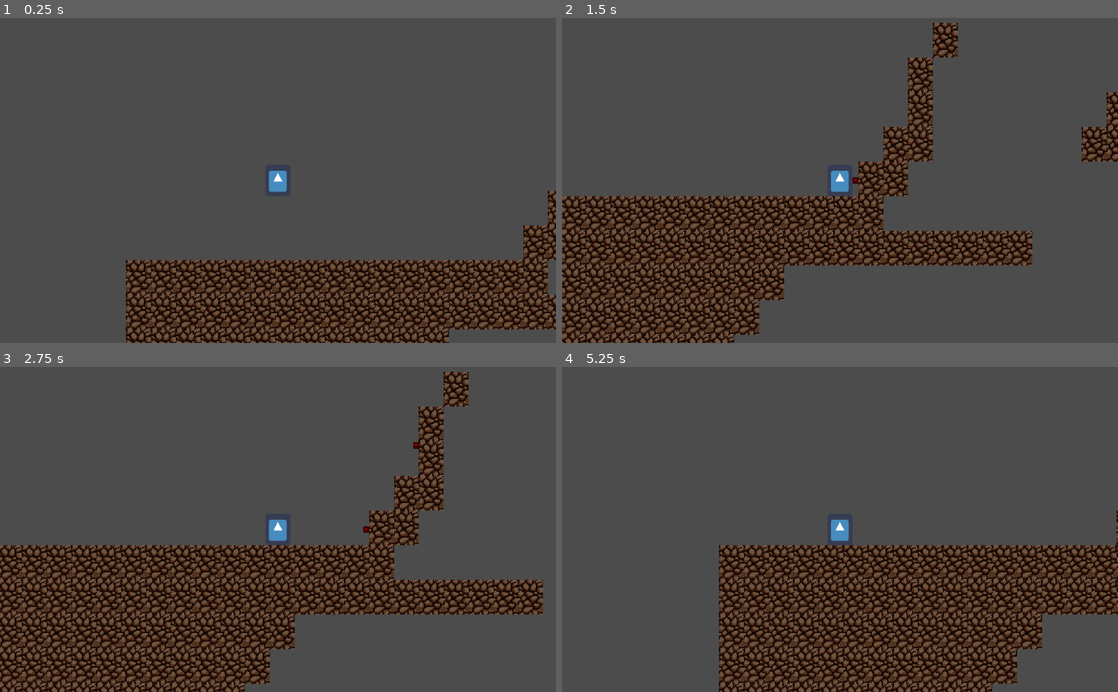
Above: before the commit, frames 1-4 (two rows, left to right).
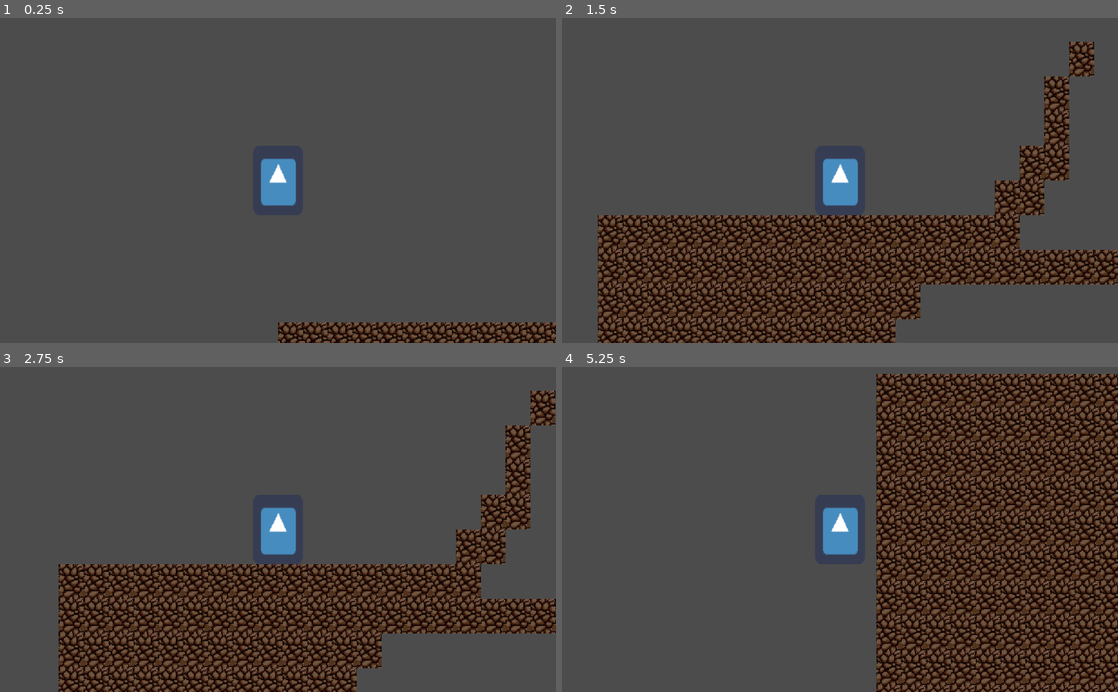
Above: after the commit, the same moments.

Repository: PlynioH/Project_Game
Game: Godot game, scene res://Scenes/HelloWorld.tscn
Same seed, same stepped clock (60 frames per second), same inputs: the game is played once before the commit and once after it. The project has no main scene, so this scene is started directly. The engine's default icon, where the game draws it, is replaced by a stand-in: a white triangle on a blue panel in a dark square.
Inputs:
- Up to frame 1 (0.25 s): no input
- Up to frame 2 (1.5 s): hold Shift (ui_run) 0.53-1.28 s; hold Right (ui_right) from 0.53 s (still down); tap Z (fire) at 0.6 s; tap Up (ui_up) at 0.77, 1.07 s; tap Shift (ui_run) at 1.35 s
- Up to frame 3 (2.75 s): tap Up (ui_up) at 1.52, 1.55, 1.82, 2.1 s; release Right (ui_right) at 2.03 s; hold Left (ui_left) from 2.03 s (still down); tap Z (fire) at 2.3 s
- Up to frame 4 (5.25 s): release Left (ui_left) at 2.78 s; hold Right (ui_right) 2.78-4.28 s; tap Z (fire) at 2.85, 4.35 s; tap Up (ui_up) at 3.02, 3.32, 3.77, 3.8, 4.07, 4.52, 4.82 s; tap Shift (ui_run) at 3.05 s; hold Shift (ui_run) 3.53-4.28 s; tap R (reload) at 4.15 s; hold Left (ui_left) 4.28-5.03 s; hold Right (ui_right) from 5.03 s (still down); hold Shift (ui_run) from 5.03 s (still down)

The runs differ from the first frame. In frame 1, 20% of the frame differs, in the area x 22-100%, y 43-100%; in frame 2, 36%; in frame 3, 37%; in frame 4, 49%, in the area x 28-100%, y 2-100%.

Commit message:
bug fix
bullet colision

Diff:
--- a/Scenes/Bullet.tscn
+++ b/Scenes/Bullet.tscn
@@ -21,13 +21,12 @@
 position = Vector2( 0.353951, 33.2716 )
 
 [node name="KinematicBody2D" type="KinematicBody2D" parent="."]
-collision_layer = 3
-collision_mask = 3
+collision_layer = 2
+collision_mask = 2
 script = ExtResource( 2 )
 
 [node name="Area2D" type="Area2D" parent="KinematicBody2D"]
-collision_layer = 2147483651
-collision_mask = 3
+collision_layer = 2147483649
 
 [node name="CollisionShape2D" type="CollisionShape2D" parent="KinematicBody2D/Area2D"]
 shape = SubResource( 1 )
@@ -40,3 +39,4 @@
 
 [node name="CollisionShape2D" type="CollisionShape2D" parent="KinematicBody2D"]
 shape = SubResource( 3 )
+[connection signal="body_entered" from="KinematicBody2D/Area2D" to="KinematicBody2D" method="_on_Area2D_body_entered"]
--- a/Scenes/HelloWorld.tscn
+++ b/Scenes/HelloWorld.tscn
@@ -5,10 +5,6 @@
 [ext_resource path="res://Scenes/Enemy.tscn" type="PackedScene" id=3]
 
 [node name="hello" type="Node2D"]
-
-[node name="Player" parent="." instance=ExtResource( 1 )]
-position = Vector2( 195.832, 57.328 )
-scale = Vector2( -0.507612, 0.453139 )
 
 [node name="TileMap" type="TileMap" parent="."]
 position = Vector2( 0, -1 )
@@ -24,3 +20,5 @@
 [node name="Enemy2" parent="." instance=ExtResource( 3 )]
 position = Vector2( 886.745, 594.409 )
 scale = Vector2( 6, 6 )
+
+[node name="Player" parent="." instance=ExtResource( 1 )]
--- a/Scripts/Player.gd
+++ b/Scripts/Player.gd
@@ -12,24 +12,34 @@
 var velocity = Vector2()
 
 func get_input():
+
+	#control vars
+	var right_pressed = Input.is_action_pressed("ui_right")
+	var left_pressed = Input.is_action_pressed("ui_left")
+	var up_just_pressed = Input.is_action_just_pressed("ui_up")
+	var up_just_released = Input.is_action_just_released("ui_up")
+	var shift_pressed = Input.is_action_pressed("ui_run")
+	var shift_just_released = Input.is_action_just_released("ui_run")
+	var z_just_pressed = Input.is_action_just_pressed("fire")
+
 	velocity.x = 0
-	if Input.is_action_pressed("ui_right"):
+	if right_pressed:
 		velocity.x += speed
-	if Input.is_action_pressed("ui_left"):
+	if left_pressed:
 		velocity.x -= speed
-	if Input.is_action_just_pressed("ui_up"):
+	if up_just_pressed:
 		if jump_point == 1:
 			velocity.y -= jump
 			jump_point = 0
-	if Input.is_action_just_released("ui_up"):
+	if up_just_released:
 		if released_jump == 1:
 			velocity.y = 30
 			released_jump = 0
-	if Input.is_action_pressed("ui_run"):
+	if shift_pressed:
 		speed = run
-	if Input.is_action_just_released("ui_run"):
+	if shift_just_released:
 		speed = 200
-	if Input.is_action_just_pressed("fire"):
+	if z_just_pressed:
 		var fire = bullet.instance()
 		fire.set_position(get_node(".").position)
 		fire.position.x += 50
